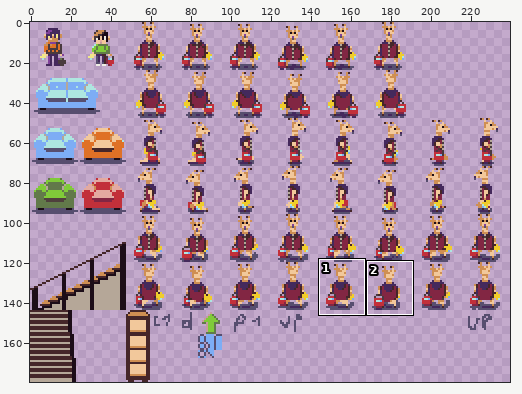
Sprite sheet, stored at game/assets/sprite.png. The first picture is a wide view before the edit; the outline marks the close-up.
Close-up. First the earlier version:
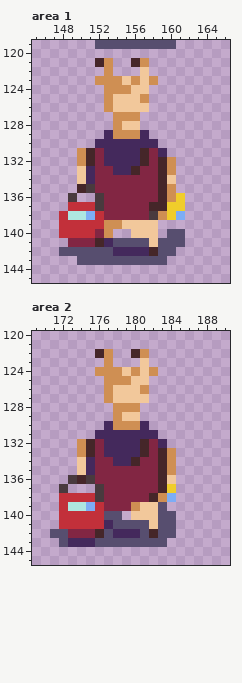
The file is 320x180 pixels. Shown: area 1: x 145..166, y 119..145; area 2: x 169..190, y 120..145. The wide view leaves out empty margins. The commit also changed other parts of the picture, which this record leaves out.
Now the later version:
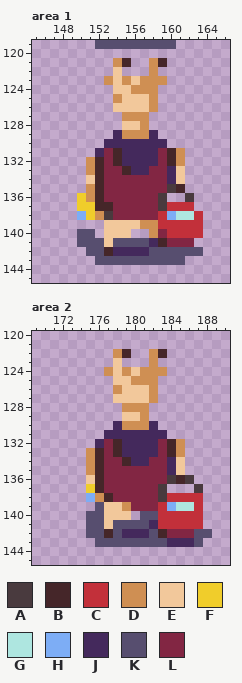
Palette (. is transparent): A #493a3e  B #452629  C #c2303a  D #cf8f53  E #f2c89b  F #f0cd2b  G #aee6e0  H #7dadf5  J #44295c  K #574e6f  L #822643
Changes in this commit:
Changed rows in their new state; - is an unchanged pixel.
Area 1:
first column x 148:
121 ----..DB..DB----
122 -----.E--.D-----
123 ----.-EDED-D----
124 -----.EEDDD-----
125 -----.D--ED-----
126 -----.----D-----
127 ------.--D------
128 ------.--D------
129 -----.J--DJ-----
130 ----.------J----
131 --..JLB--JJLBD--
132 --.DBLB--JJLBD--
133 --.DB-LBJJ-LJE--
134 --.EB------LJE--
135 --.DB------LAB--
136 -.FDB------A..A-
137 -.FFBB----LACCC-
138 ..HFDA----LCHGGC
139 .....EE--DDCCCCC
140 ..KK.EEE..DLCCCC
141 -.KKKE----JBLLL-
142 ...--B----K--KKK
143 --..--------KK--
Area 2:
first column x 171:
122 -----..DB..DB-----
123 ------.E--.D------
124 -----.-EDED-D-----
125 ------.EEDDD------
126 ------.D--ED------
127 ------.----D------
128 -------.--D-------
129 -------.--D-------
130 ------.J--DJ------
131 -----.------J-----
132 ---..JLB--JJLBD---
133 ---.DBLB--JJLBD---
134 ---.DB-LBJJ-LJE---
135 ---.DB------LJE---
136 --..EB------LABA--
137 -.--FB------A.--A-
138 -...HDB----LACCCC-
139 -....KEEDLLLCHGGC-
140 -...KKEEE.KKCCCCC-
141 -...KKE----JCCCCC-
142 ....KKBK--JKBLLLKK
143 -....--------JJJK-
Where, in picture pixels (left, top, right, bottom), the same in both close-ups:
changed: (59, 58, 203, 265)
changed: (50, 349, 212, 547)
